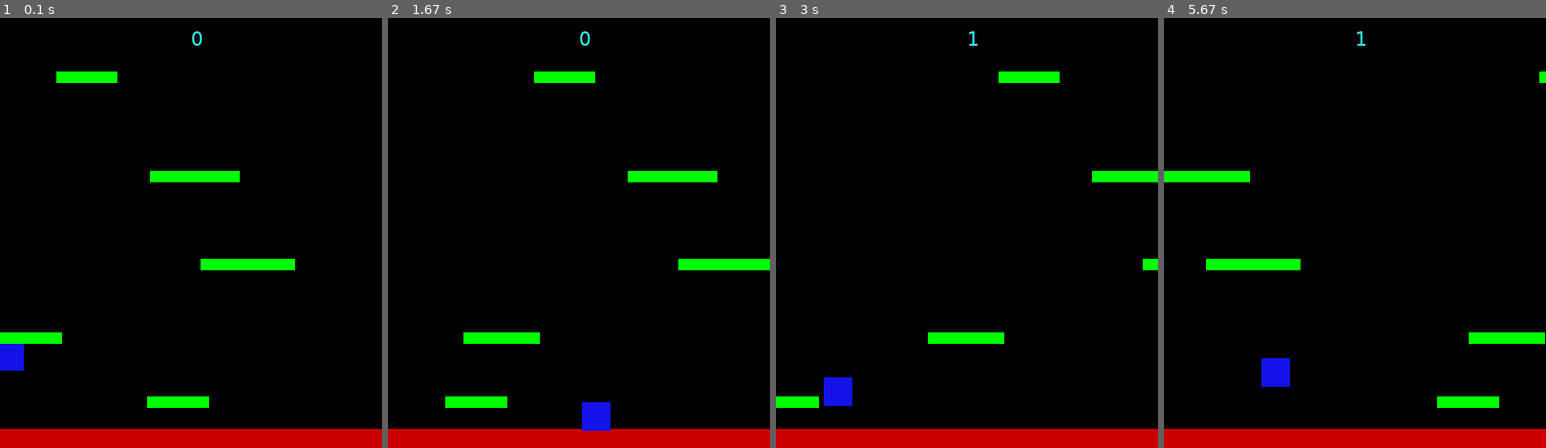
Above: before the commit, frames 1-4 (left to right).
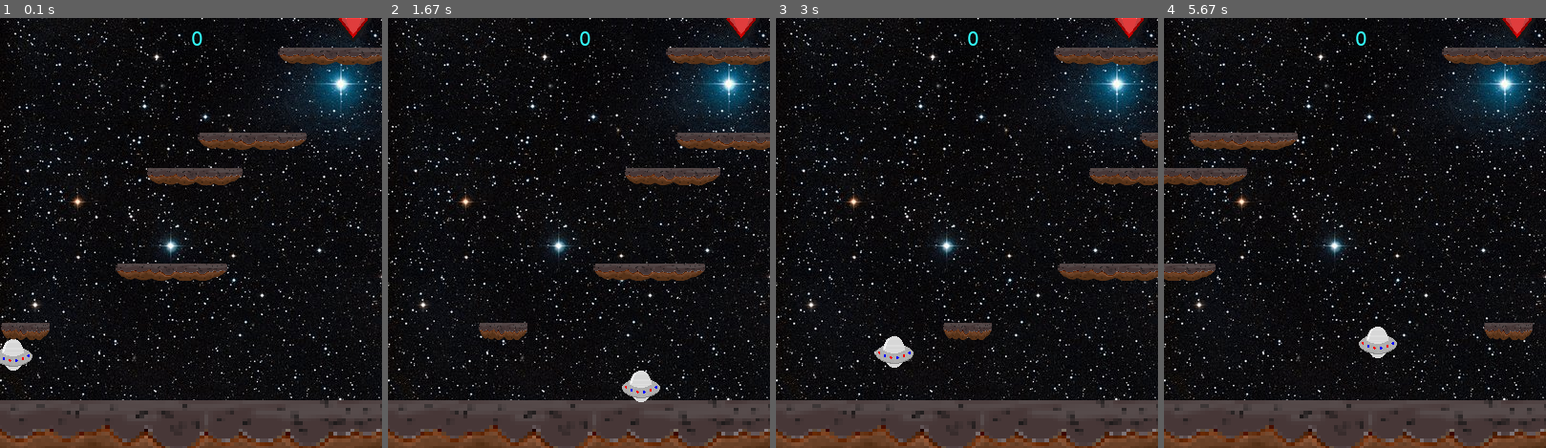
Above: after the commit, the same moments.

Repository: KonechyJ/PyGameDoodle_JumpClone
Game: pygame game, started from DoodleJump/main.py
The game is run twice, just before and just after one commit, with the same random seed, the same clock (stepped at 60 frames per second) and the same inputs.
Inputs:
- Up to frame 1 (0.1 s): no input
- Up to frame 2 (1.67 s): tap Space at 0.33, 0.73, 1.03, 1.23, 1.53 s; hold Right 0.67-1.13 s; hold Right 1.17-1.63 s
- Up to frame 3 (3 s): hold Left 1.67-2.2 s; tap Space at 1.73, 2.03, 2.3, 2.6, 2.73 s; hold Left 2.23-2.63 s; hold Right from 2.67 s (still down)
- Up to frame 4 (5.67 s): tap Space at 3.03, 3.4, 3.7, 3.9, 4.2, 4.4, 4.7, 4.9, 5.2, 5.47 s; release Right at 3.3 s; hold Left 3.33-3.8 s; hold Right 3.83-4.3 s; hold Right 4.33-4.8 s; hold Left 4.83-5.37 s; hold Left from 5.4 s (still down)

The runs differ from the first frame. In frame 1, 30% of the frame differs, in the area x 0-100%, y 0-100%; in frame 2, 30%; in frame 3, 29%; in frame 4, 30%.

Commit message:
Added Coins, images

Diff:
--- a/DoodleJump/main.py
+++ b/DoodleJump/main.py
@@ -3,6 +3,7 @@
 import sys
 import random
 import time
+
 
 pygame.init()
 vec = pygame.math.Vector2
@@ -25,13 +26,14 @@
 
 displaysurface = pygame.display.set_mode((WIDTH, HEIGHT))
 pygame.display.set_caption("Doodle Jump Game")
-
+background = pygame.image.load("Background.jpg")
 
 class Player(pygame.sprite.Sprite):
     def __init__(self):
         super().__init__()
-        self.surf = pygame.Surface((30, 30))
-        self.surf.fill(BLUE)
+        #self.surf = pygame.Surface((30, 30))
+        #self.surf.fill(BLUE)
+        self.surf = pygame.image.load("Player.png")
         self.rect = self.surf.get_rect()
         self.pos = vec((10, 360))
         self.vel = vec(0, 0)
@@ -57,7 +59,6 @@
         if self.pos.x < 0:
             self.pos.x = WIDTH
         self.rect.midbottom = self.pos
-
 
     def jump(self):
         hits = pygame.sprite.spritecollide(self, platforms, False)
@@ -82,29 +83,59 @@
                     self.vel.y = 0
                     self.jumping = False
 
+
+class Gem(pygame.sprite.Sprite):
+    def __init__(self, pos):
+        super().__init__()
+
+        self.image = pygame.image.load("gem.png")
+        self.rect = self.image.get_rect()
+
+        self.rect.topleft = pos
+
+    def update(self):
+        if self.rect.colliderect(P1.rect):
+            P1.score += 5
+            self.kill()
+
+
 class platform(pygame.sprite.Sprite):
-    def __init__(self):
+    def __init__(self, width=0, height=18):
         super().__init__()
-        self.surf = pygame.Surface((random.randint(50, 100), 12))
-        self.surf.fill(GREEN)
+
+        if width == 0:
+            width = random.randint(50, 120)
+
+        #self.surf = pygame.Surface((random.randint(50, 100), 12))
+        #self.surf.fill(GREEN)
+        self.image = pygame.image.load("platform.png")
+        self.surf = pygame.transform.scale(self.image, (width, height))
         self.rect = self.surf.get_rect(center=(random.randint(0, WIDTH - 10), random.randint(0, HEIGHT - 30)))
+
         self.moving = True
         self.point = True
         self.speed = random.randint(-1, 1)
 
     def move(self):
+        hits = self.rect.colliderect(P1.rect)
         if self.moving == True:
             self.rect.move_ip(self.speed, 0)
+            if hits:
+                P1.pos += (self.speed, 0)
             if self.speed > 0 and self.rect.left > WIDTH:
                 self.rect.right = 0
             if self.speed < 0 and self.rect.right < 0:
                 self.rect.left = WIDTH
 
+    def generateGem(self):
+        if (self.speed == 0):
+            gems.add(Gem((self.rect.centerx, self.rect.centery - 50)))
+
 
 def plat_gen():
     while len(platforms) < 6:
         width = random.randrange(50, 100)
-        p = platform()
+        p = None
         C = True
 
         while C:
@@ -112,6 +143,8 @@
             p.rect.center = (random.randrange(0, WIDTH - width),
                              random.randrange(-50, 0))
             C = check(p, platforms)
+
+        p.generateGem()
         platforms.add(p)
         all_sprites.add(p)
 
@@ -122,22 +155,29 @@
         for entity in groupies:
             if entity == platform:
                 continue
-            if (abs(platform.rect.top - entity.rect.bottom) < 50) and (abs(platform.rect.bottom - entity.rect.top) < 50):
+            if (abs(platform.rect.top - entity.rect.bottom) < 50) and (abs(platform.rect.bottom - entity.rect.top) < 40):
                 return True
         C = False
 
-PT1 = platform()
+
+
+all_sprites = pygame.sprite.Group()
+platforms = pygame.sprite.Group()
+gems = pygame.sprite.Group()
+
 P1 = Player()
-PT1.surf = pygame.Surface((WIDTH, 20))
-PT1.surf.fill(RED)
+
+PT1 = platform(450, 80)
+#PT1.surf = pygame.Surface((WIDTH, 20))
+#PT1.surf.fill(RED)
 PT1.rect = PT1.surf.get_rect(center=(WIDTH / 2, HEIGHT - 10))
-all_sprites = pygame.sprite.Group()
+PT1.moving = False
+PT1.point = False
+
 all_sprites.add(PT1)
 all_sprites.add(P1)
-platforms = pygame.sprite.Group()
 platforms.add(PT1)
-PT1.moving = False
-PT1.point = False
+
 
 for x in range(random.randint(5, 6)):
     C = True
@@ -145,6 +185,7 @@
     while C:
         pl = platform()
         C = check(pl, platforms)
+    pl.generateGem()
     platforms.add(pl)
     all_sprites.add(pl)
 
@@ -162,7 +203,7 @@
             if event.key == pygame.K_SPACE:
                 P1.cancel_jump()
 
-    if P1.rect.top <= HEIGHT/3:
+    if P1.rect.top <= HEIGHT / 3:
         P1.pos.y += abs(P1.vel.y)
         for plat in platforms:
             plat.rect.y += abs(P1.vel.y)
@@ -174,23 +215,31 @@
             entity.kill()
             time.sleep(1)
             displaysurface.fill(RED)
-            #Maybe display GAME OVER IN BLACK HERE
+            # Maybe display GAME OVER IN BLACK HERE
             pygame.display.update()
             time.sleep(1)
             pygame.quit()
             sys.exit()
 
+
+        for gem in gems:
+            gem.rect.y += abs(P1.vel.y)
+            if gem.rect.top >= HEIGHT:
+                gem.kill()
+
     plat_gen()
-    displaysurface.fill(BLACK)
+    displaysurface.blit(background, (0, 0))
     f = pygame.font.SysFont("Verdana", 20)
     g = f.render(str(P1.score), True, CYAN)
     displaysurface.blit(g, (WIDTH / 2, 10))
 
-
-
     for entity in all_sprites:
         displaysurface.blit(entity.surf, entity.rect)
         entity.move()
 
+    for gem in gems:
+        displaysurface.blit(gem.image, gem.rect)
+        gem.update()
+
     pygame.display.update()
     FramePerSec.tick(FPS)
Binary file added: DoodleJump/Background.jpg
Binary file added: DoodleJump/Player.png
Binary file added: DoodleJump/gem.png
Binary file added: DoodleJump/platform.png
